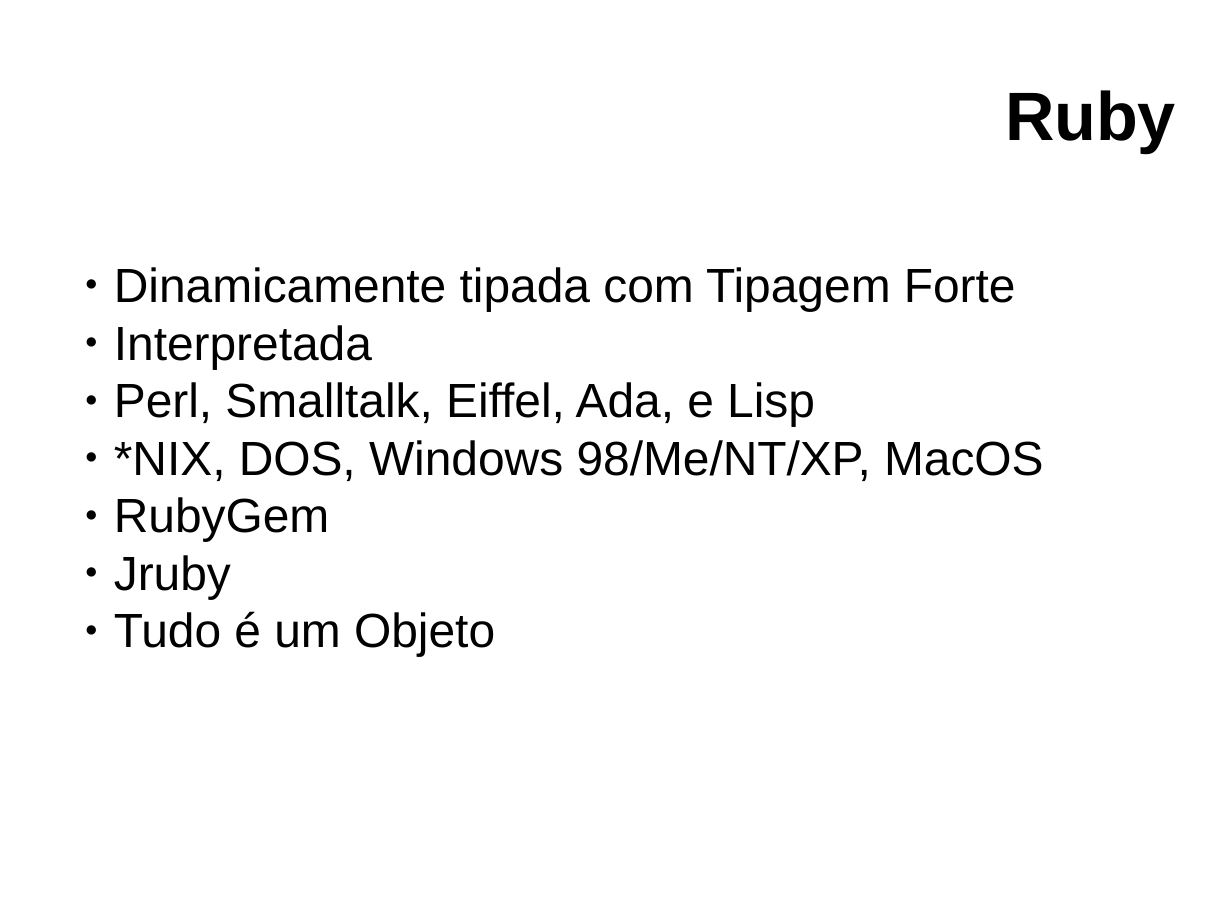
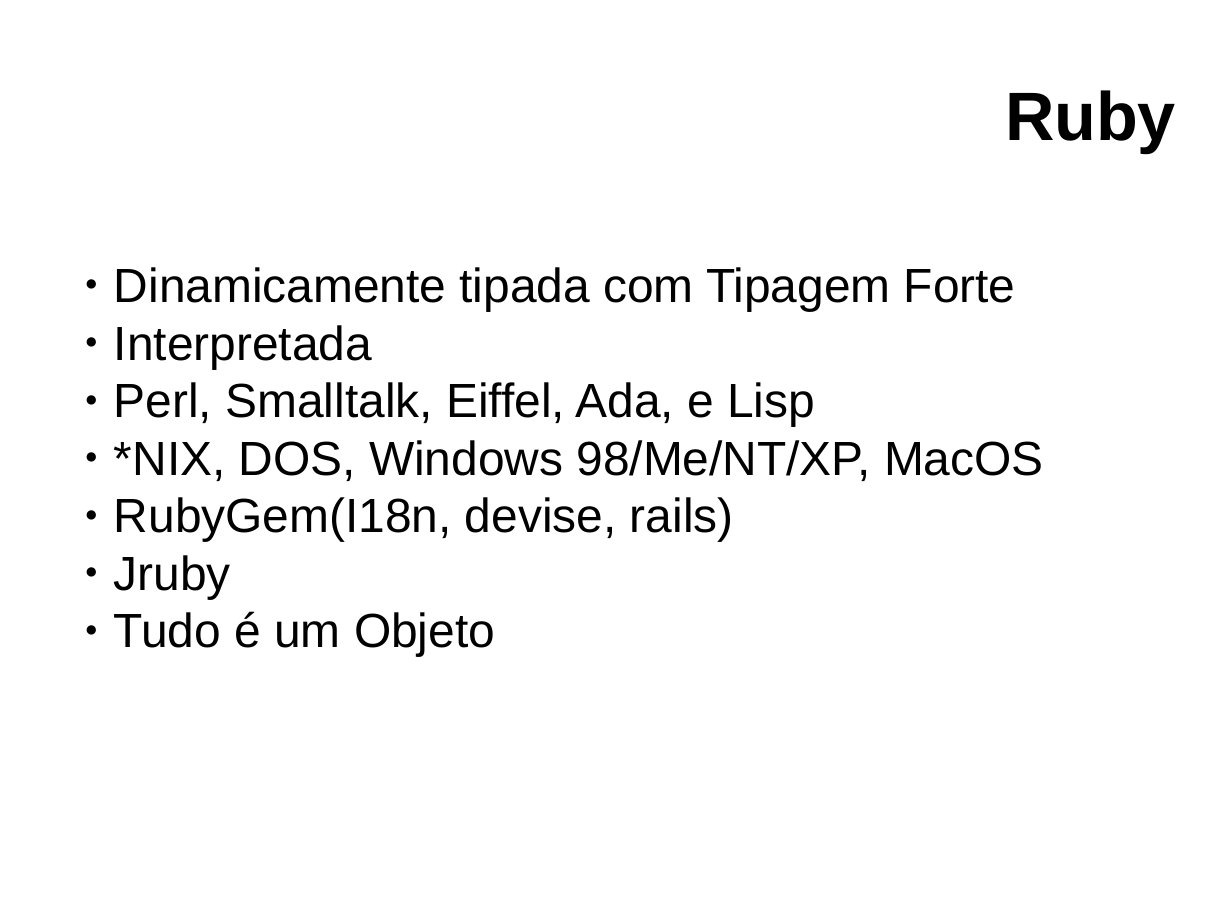
Before and after one commit to clairton/crh, a slide deck: slide 6 of slides.odp (slide 5 before the commit). Drawn at 1232x924 pixels with LibreOffice and Linux fonts; fonts in the diff are those of the drawing; background and template pictures are left out. Boxes give left, top, right and bottom in pixels: in the first picture for what was removed or moved away, otherwise in the second. Text is boxed around its words. In the diff, an @@ line names an element or a change of style, - is before the commit and + after.

```diff
--- a/slides.odp
+++ b/slides.odp
@@ text at box(114, 497, 734, 541): text changed @@
-● RubyGem
+● RubyGem(I18n, devise, rails)
```
Also in this commit, not shown: 2 other slides changed, 1 slide added.
